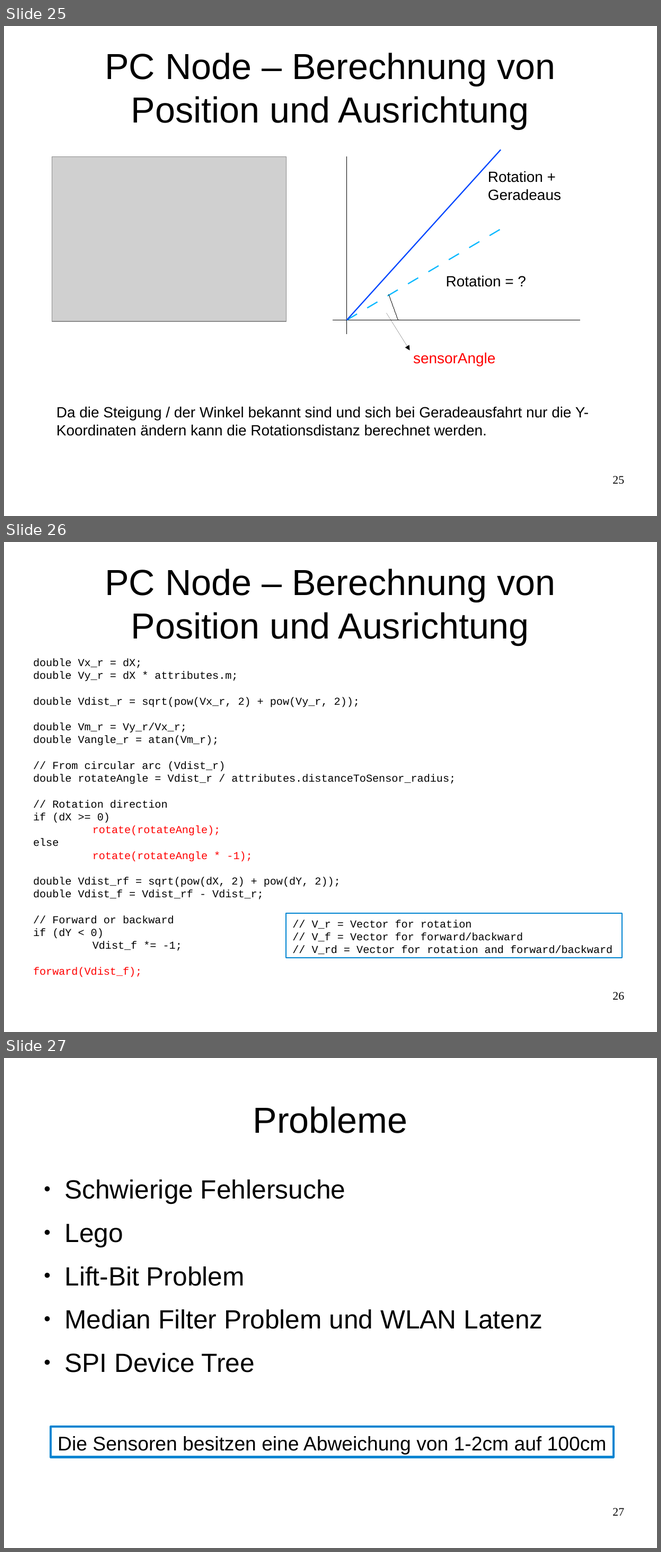
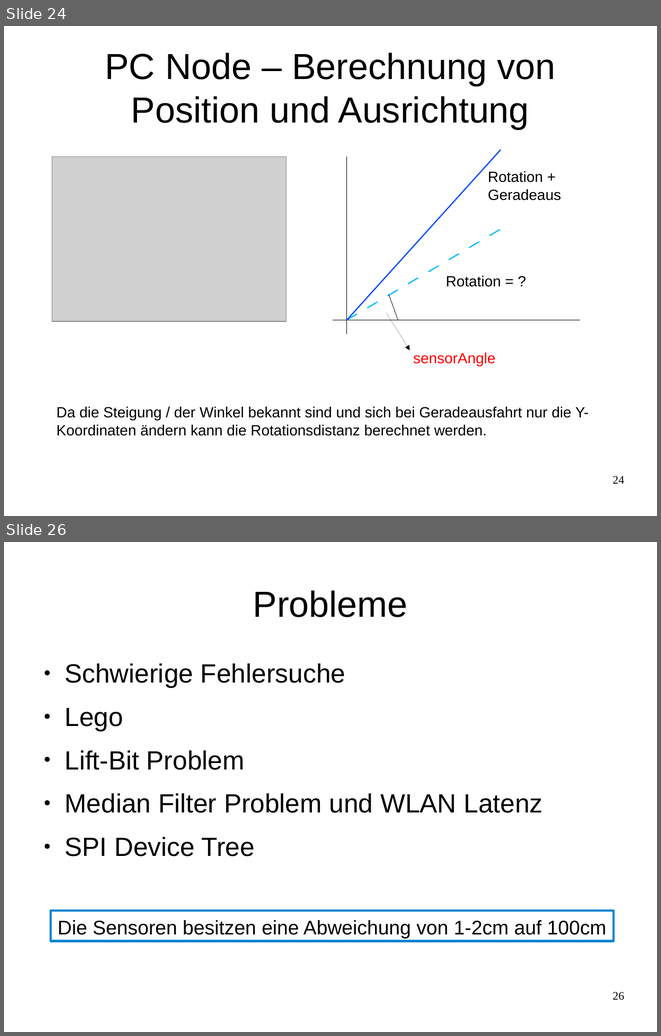
Before and after one commit to Smart-Minotaur/nxt_minotaur, a slide deck: doc/Präsentation.odp. Shown one above the other, each under a label of ours: slides 25, 26 and 27 before the commit, slides 24 and 26 after it; the slides between them are not shown. The pictures are 661x1552 and 661x1036 pixels, drawn with LibreOffice and Linux fonts; fonts in the diff are those of the drawing; grey boxes stand for pictures. Boxes give left, top, right and bottom in pixels: in the first picture for what was removed or moved away, otherwise in the second. Text is boxed around its words. In the diff, an @@ line names an element or a change of style, - is before the commit and + after.

```diff
--- a/doc/Präsentation.odp
+++ b/doc/Präsentation.odp
@@ slide 26 removed at (x1=4, y1=542, x2=657, y2=1032), background #FFFFFF @@
@@ title removed at (x1=105, y1=568, x2=555, y2=645) @@
-PC Node – Berechnung von Position und Ausrichtung
@@ text removed at (x1=33, y1=659, x2=456, y2=977) @@
-double Vx_r = dX;
-double Vy_r = dX * attributes.m;
-double Vdist_r = sqrt(pow(Vx_r, 2) + pow(Vy_r, 2));
-double Vm_r = Vy_r/Vx_r;
-double Vangle_r = atan(Vm_r);
-// From circular arc (Vdist_r)
-double rotateAngle = Vdist_r / attributes.distanceToSensor_radius;
-// Rotation direction
-if (dX >= 0)
-rotate(rotateAngle);
-else
-rotate(rotateAngle * -1);
-double Vdist_rf = sqrt(pow(dX, 2) + pow(dY, 2));
-double Vdist_f = Vdist_rf - Vdist_r;
-// Forward or backward
-if (dY < 0)
-Vdist_f *= -1;
-forward(Vdist_f);
@@ rectangle removed at (x1=286, y1=913, x2=622, y2=958) @@
-// V_r = Vector for rotation
-// V_f = Vector for forward/backward
-// V_rd = Vector for rotation and forward/backward
@@ page number removed at (x1=612, y1=991, x2=624, y2=1000) @@
-26
@@ what was slide 25 is now slide 24 @@
@@ page number at (x1=612, y1=475, x2=624, y2=483): text changed @@
-25
+24
@@ what was slide 27 is now slide 26 @@
@@ page number at (x1=612, y1=991, x2=624, y2=1000): text changed @@
-27
+26
```
Also in this commit, not shown: 3 slides changed, 1 slide added, 1 other slide removed, 2 other files.
